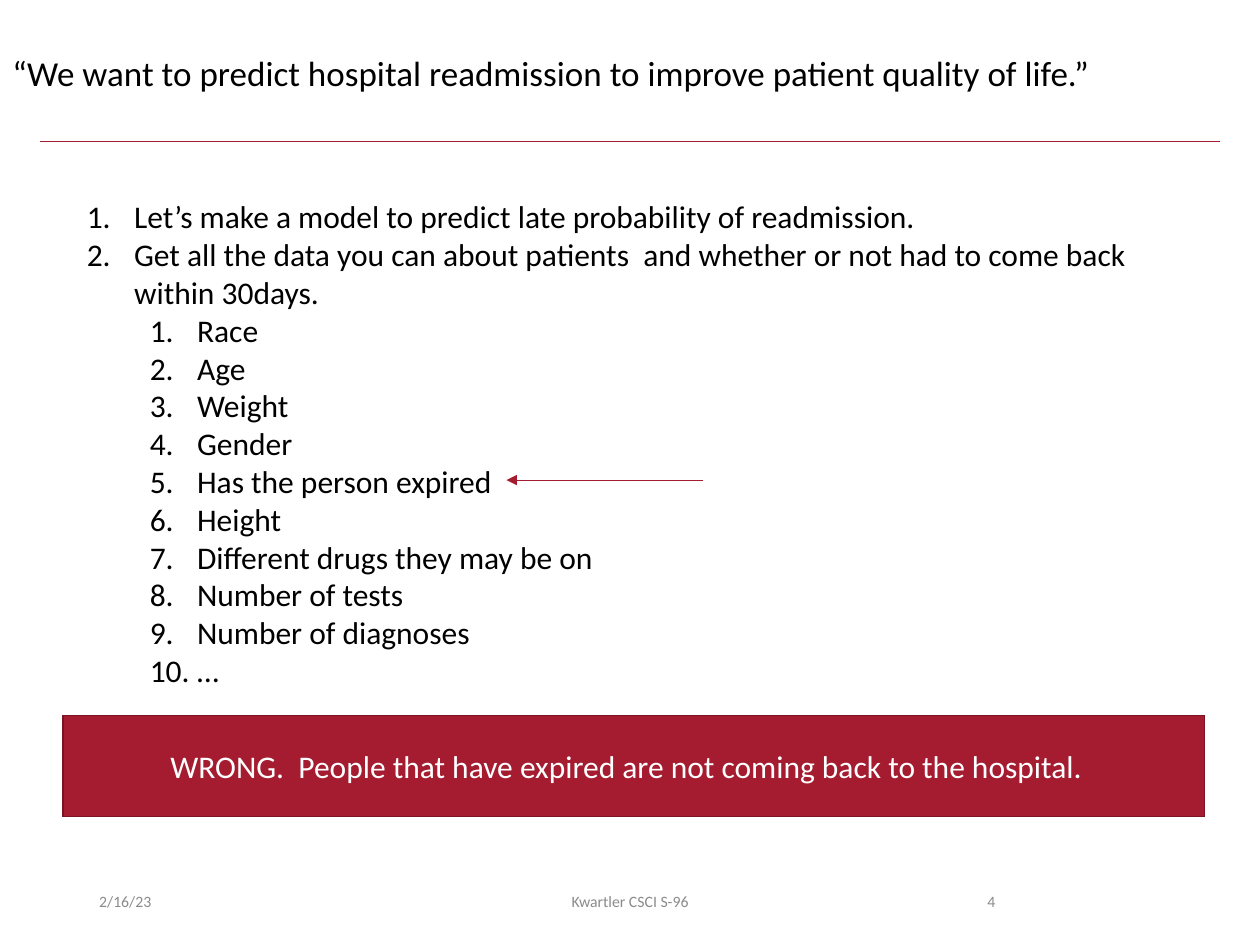
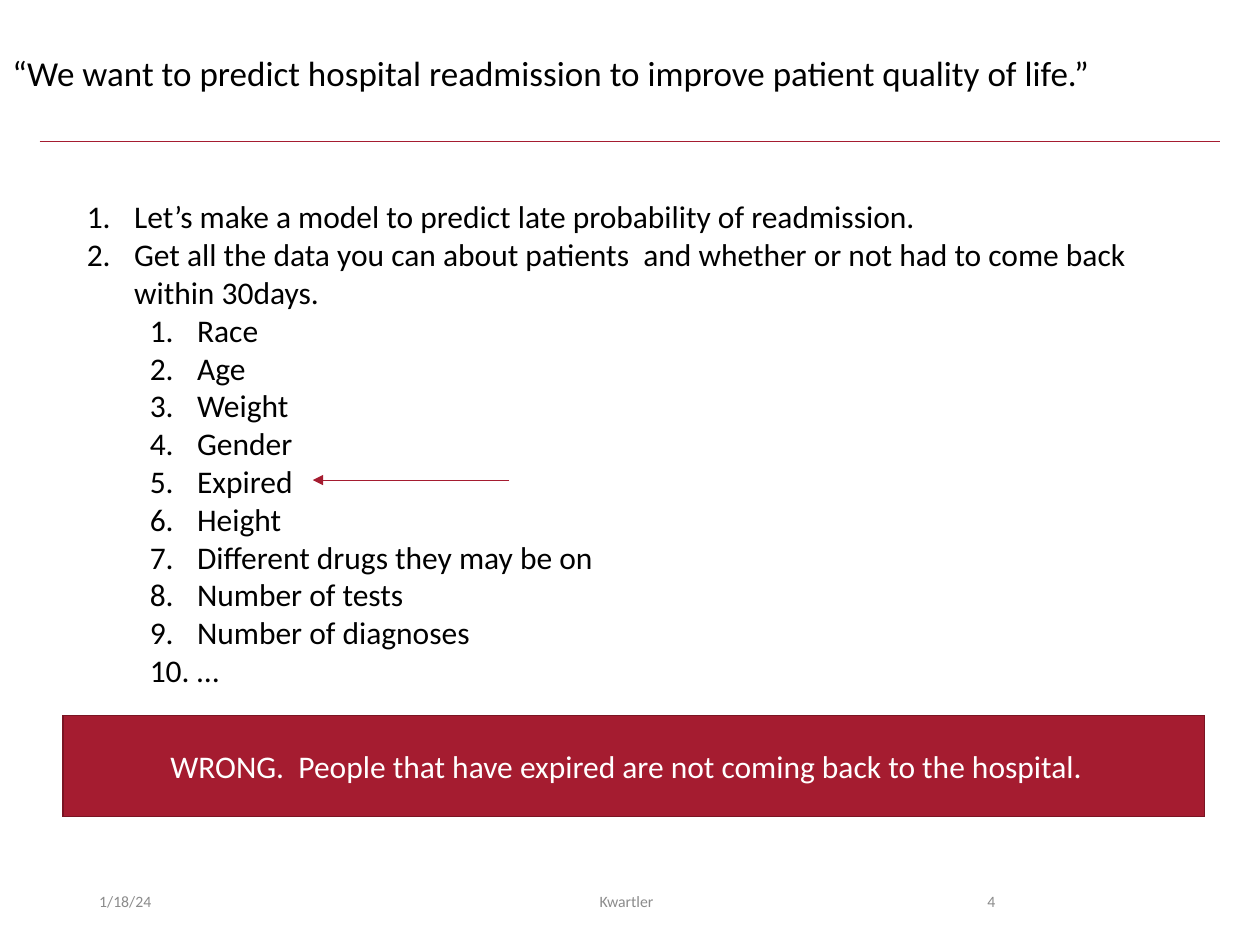
Before and after one commit to kwartler/Hult_Visualizing_Analyzing_Data_with_R, a slide deck: slide 4 of Lessons/B_Intro_to_Analytics/B_EDA_Practice.pptx. Drawn at 1260x945 pixels with LibreOffice and Linux fonts; fonts in the diff are those of the drawing. Boxes give left, top, right and bottom in pixels: in the first picture for what was removed or moved away, otherwise in the second. Text is boxed around its words. In the diff, an @@ line names an element or a change of style, - is before the commit and + after.

```diff
--- a/Lessons/B_Intro_to_Analytics/B_EDA_Practice.pptx
+++ b/Lessons/B_Intro_to_Analytics/B_EDA_Practice.pptx
@@ text at <box>197,471,292,498</box>: text changed @@
-  5. Has the person expired
+  5. Expired
@@ arrow moved from (703, 480) - (507, 480) to (509, 480) - (312, 480) @@
@@ text at <box>99,896,151,908</box>: text changed @@
-2/16/23
+1/18/24
@@ text at <box>600,896,654,907</box>: text changed @@
-Kwartler CSCI S-96
+Kwartler
```
Also in this commit, not shown: 12 other slides changed, 9 other files.
